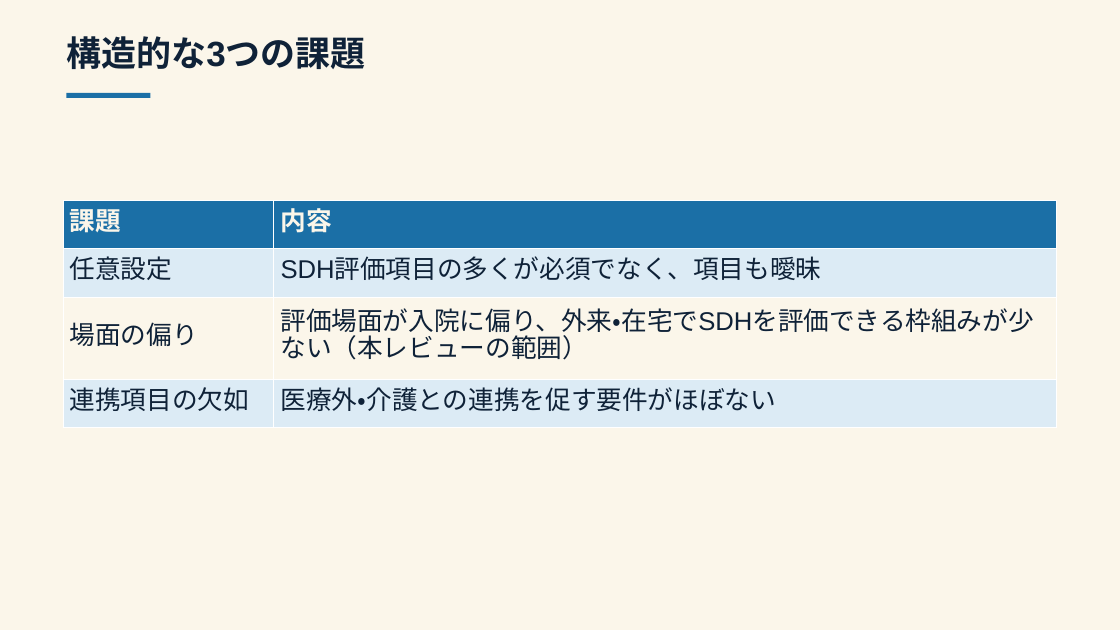
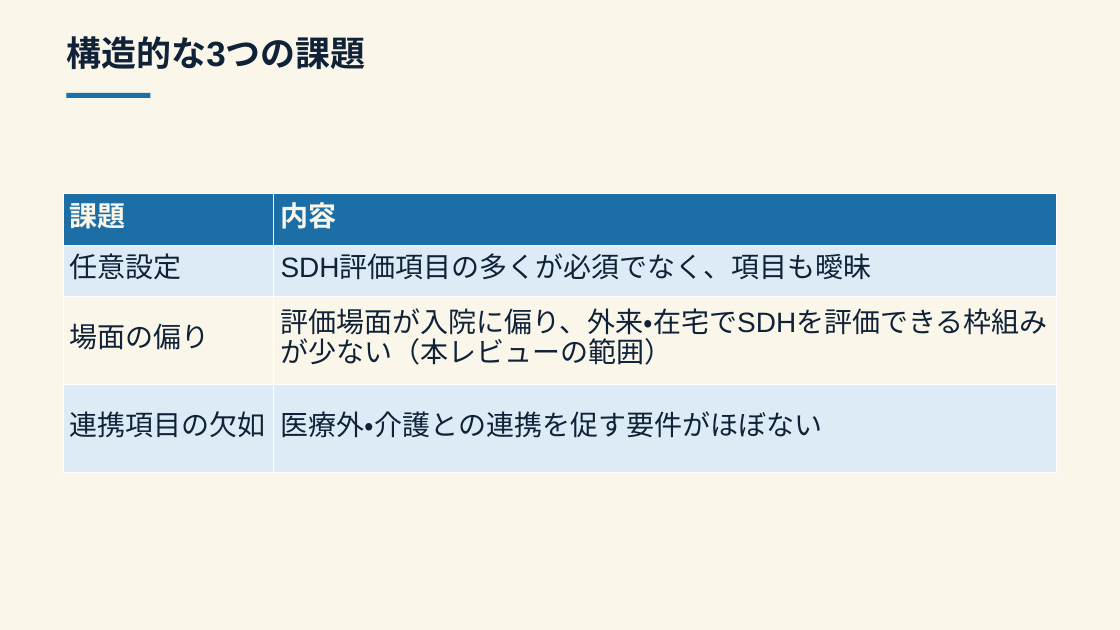
Before and after one commit to Tama831/ai-agent-team-materials, a slide deck: slide 9 of output/education/2026-08-18_sdh-fee-schedule-japan/sdh-fee-schedule-japan_slides_residents.pptx. Drawn at 1120x630 pixels with LibreOffice and Linux fonts; fonts in the diff are those of the drawing. Boxes give left, top, right and bottom in pixels: in the first picture for what was removed or moved away, otherwise in the second. Text is boxed around its words. In the diff, an @@ line names an element or a change of style, - is before the commit and + after.

```diff
--- a/output/education/2026-08-18_sdh-fee-schedule-japan/sdh-fee-schedule-japan_slides_residents.pptx
+++ b/output/education/2026-08-18_sdh-fee-schedule-japan/sdh-fee-schedule-japan_slides_residents.pptx
@@ table at bbox=[63, 194, 1057, 473] @@
@@ size 22 to 24 pt @@
@@ line spacing 23.1pt to 25.2pt @@
@@ table: place and size @@
-table at bbox=[63, 200, 1057, 428]
+table at bbox=[63, 194, 1057, 473]
```
Also in this commit, not shown: 18 other slides changed, 9 other files.
